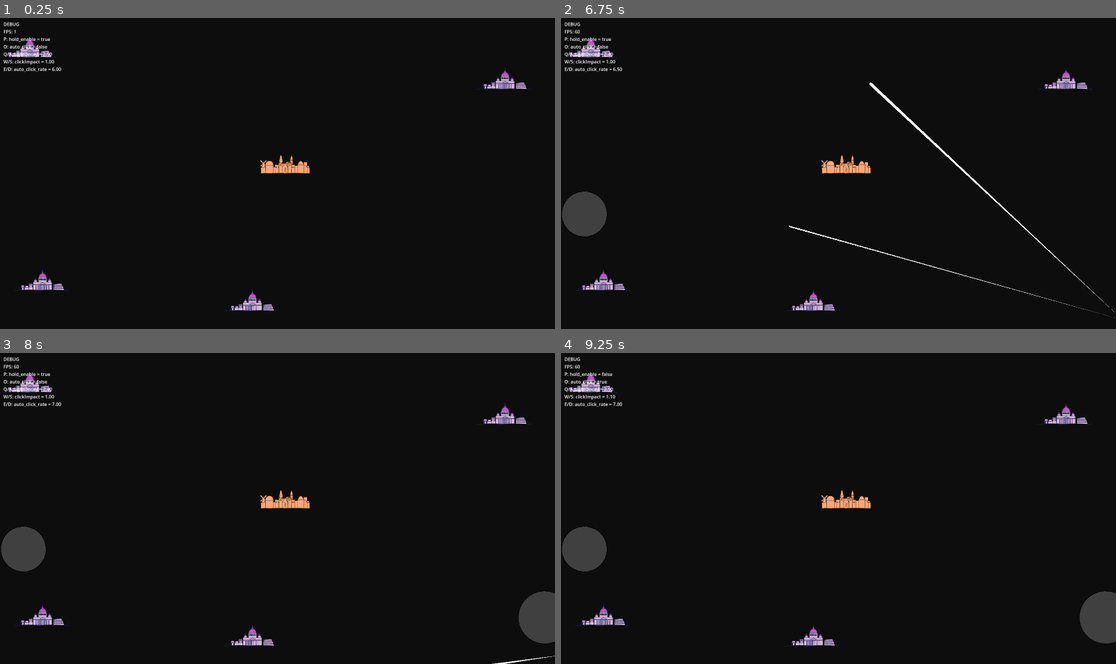
Above: before the commit, frames 1-4 (two rows, left to right).
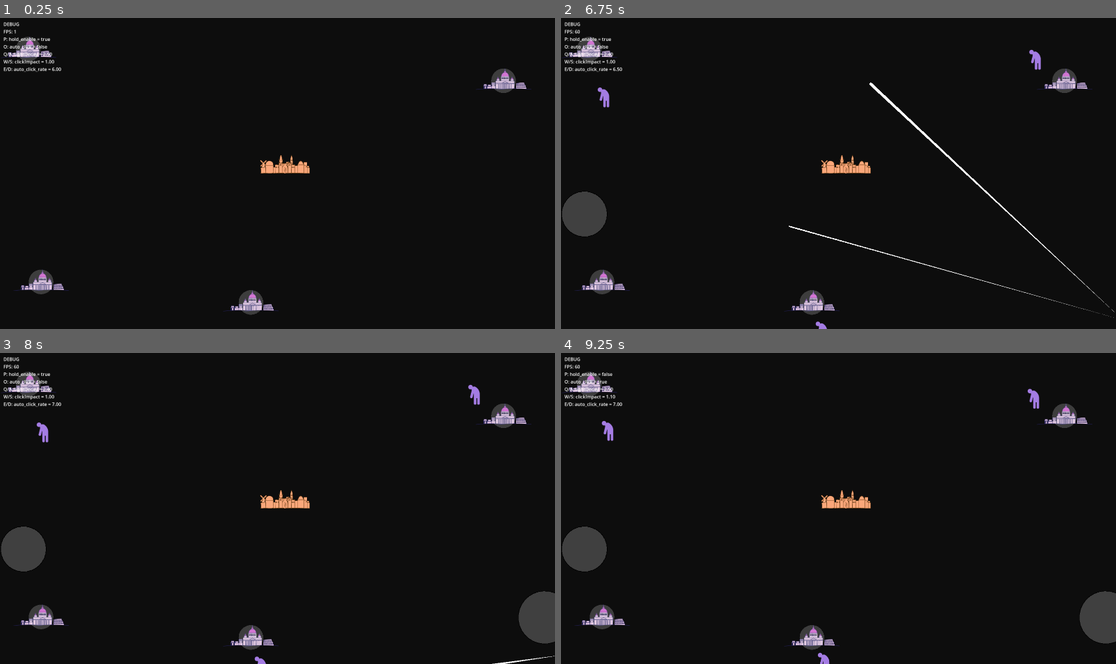
Above: after the commit, the same moments.

Repository: amirblum/OrHaolam-JLM2025
Game: Godot game, scene res://scenes/main/Main.tscn
Two runs of this game, one before a commit and one after it. Both use one fixed random seed, a clock stepped at 60 frames per second and the inputs below.
Inputs (mouse positions are in pixels of both pictures, inside the frame that each line leads up to):
- Up to frame 1 (0.25 s): no input
- Up to frame 2 (6.75 s): tap Enter at 0.5 s; move the mouse to (960, 157) at 0.52 s; hold D 0.53-1.28 s; tap P at 0.6, 4.35 s; click (960, 157) at 0.67 s; tap Space at 0.77, 1.25, 1.52, 3.02, 3.77, 4.52, 6.02 s; move the mouse to (727, 189) at 1.27 s; hold S 1.28-2.03 s; tap O at 1.35, 5.1 s; move the mouse to (894, 105) at 2.02 s; hold D 2.03-2.78 s; tap Q at 2.1, 5.85 s; move the mouse to (810, 235) at 2.77 s; hold W 2.78-3.53 s; tap E at 2.85, 6.6 s; click (810, 235) at 2.92 s; move the mouse to (1005, 220) at 3.52 s; hold A 3.53-5.03 s; tap T at 3.6 s; move the mouse to (672, 126) at 4.27 s; move the mouse to (866, 173) at 5.02 s; hold S 5.03-5.78 s; click (866, 173) at 5.17 s; move the mouse to (755, 95) at 5.77 s; hold D 5.78-6.53 s; move the mouse to (960, 157) at 6.52 s; hold W from 6.53 s (still down)
- Up to frame 3 (8 s): tap Space at 6.77, 7.52 s; tap Enter at 7.25 s; move the mouse to (166, 524) at 7.27 s; release W at 7.28 s; hold D from 7.28 s (still down); tap T at 7.35 s; click (166, 524) at 7.42 s
- Up to frame 4 (9.25 s): move the mouse to (894, 440) at 8.02 s; release D at 8.03 s; hold S 8.03-8.78 s; tap P at 8.1 s; tap Space at 8.75, 9.02 s; move the mouse to (810, 570) at 8.77 s; hold A from 8.78 s (still down); tap O at 8.85 s

The runs differ from the first frame. In frame 1, 0.8% of the frame differs, in the area x 2-93%, y 6-96%; in frame 2, 1.0%; in frame 3, 1.0%; in frame 4, 1.1%, in the area x 2-93%, y 6-100%.
Error before the commit: Invalid assignment of property or key 'color' with value of type 'Color' on a base object of type 'null instance'. (res://scenes/city/City.gd:45)

Commit message:
Changed city and person from containing a ColorRect to extending a Sprite2D

Diff:
--- a/scenes/city/City.gd
+++ b/scenes/city/City.gd
@@ -1,4 +1,4 @@
-extends Node2D
+extends Sprite2D
 class_name City
 
 # Signal emitted when a person is spawned
@@ -7,8 +7,9 @@
 # Preload the person scene
 @onready var person_scene = preload("res://scenes/person/Person.tscn")
 
-# Reference to the visual ColorRect
-@onready var visual: ColorRect = $Visual
+# Texture resources for dark and light states
+@export var dark_texture: Texture2D
+@export var light_texture: Texture2D
 
 # Export variables for configuration
 @export var spawn_rate: float = 1.0  # persons per second
@@ -32,17 +33,26 @@
 	_player = get_node_or_null("/root/Main/Player")
 	if _player == null:
 		push_warning("City: Could not find Player node at /root/Main/Player")
+	# Set dark texture on start
+	texture = dark_texture
+	queue_redraw()
+
+func _draw() -> void:
+	# Draw a circle in the background with radius equal to light_check_radius
+	draw_circle(Vector2.ZERO, light_check_radius, Color(1.0, 1.0, 1.0, 0.2))
 
 func _process(delta: float) -> void:
 	# Update light state from player's light_state method
 	if _player != null and _player.has_method("light_state"):
 		light_state = _player.call("light_state", global_position, light_check_radius)
 
+	# Update sprite texture based on light state
 	if light_state >= 1.0:
-		visual.color = Color(0.85, 0.85, 0.85, 1.0)
-
-	if light_state <= 0:
-		visual.color = Color(1, 0.2, 0.8, 1)
+		# Fully lit - use light texture
+		texture = light_texture
+	else:
+		# Dark or partially lit - use dark texture
+		texture = dark_texture
 
 	if spawn_rate <= 0.0:
 		return
@@ -66,10 +76,10 @@
 	var angle := randf() * TAU  # Random angle in radians
 	var max_distance := maxf(min_spawn_radius, max_spawn_radius)  # Ensure max >= min
 	var distance := min_spawn_radius + randf() * (max_distance - min_spawn_radius)  # Random distance in range [min, max]
-	var offset := Vector2(cos(angle), sin(angle)) * distance
+	var spawn_offset := Vector2(cos(angle), sin(angle)) * distance
 
 	# Set person's global position
-	person.global_position = global_position + offset
+	person.global_position = global_position + spawn_offset
 
 	# Emit signal - Main will handle adding to the Persons container
 	person_spawned.emit(person)
--- a/scenes/city/City.tscn
+++ b/scenes/city/City.tscn
@@ -1,11 +1,12 @@
-[gd_scene load_steps=3 format=3 uid="uid://d3s05mucicfji"]
+[gd_scene load_steps=4 format=3 uid="uid://d3s05mucicfji"]
 
 [ext_resource type="Script" uid="uid://dmm8n0jgou47a" path="res://scenes/city/City.gd" id="1_city"]
 [ext_resource type="Texture2D" uid="uid://4tet7ny5n4n8" path="res://assets/mockups/rome_dark.png" id="2_4an6f"]
+[ext_resource type="Texture2D" uid="uid://bb3exb61nvgii" path="res://assets/mockups/rome_light.png" id="3_ny2ux"]
 
-[node name="City" type="Node2D"]
-script = ExtResource("1_city")
-
-[node name="Sprite2D" type="Sprite2D" parent="."]
+[node name="City" type="Sprite2D"]
 scale = Vector2(0.85, 0.85)
 texture = ExtResource("2_4an6f")
+script = ExtResource("1_city")
+dark_texture = ExtResource("2_4an6f")
+light_texture = ExtResource("3_ny2ux")
--- a/scenes/person/Person.gd
+++ b/scenes/person/Person.gd
@@ -1,4 +1,4 @@
-extends Node2D
+extends Sprite2D
 class_name Person
 
 # Movement configuration (PRD parameters)
@@ -8,8 +8,9 @@
 @export var lightSteal: float = 10.0 # Light stolen when Person touches Jerusalem, PRD `lightSteal`
 @export var PersonRadius: float = 10.0
 
-# Reference to the visual ColorRect
-@onready var visual: ColorRect = $Visual
+# Texture resources for dark and light states
+@export var dark_texture: Texture2D
+@export var light_texture: Texture2D
 
 # Internal state
 var _pulse_accum := 0.0
@@ -21,18 +22,21 @@
 	_player_node = get_node_or_null("/root/Main/Player")
 	if _player_node == null:
 		push_warning("Person: Could not find Player node at /root/Main/Player")
+	# Set dark texture on start
+	texture = dark_texture
 
 func _process(delta: float) -> void:
 	# Update light state from player's light_state method
 	if _player_node != null and _player_node.has_method("light_state"):
 		state = _player_node.call("light_state", global_position, PersonRadius)
 
-	# Update visual color based on state
+	# Update sprite texture based on state
 	if state >= 1.0:
-		visual.color = Color(0.8, 0.8, 0.8, 1)
-
-	if state <= 0:
-		visual.color = Color(1, 0.2, 0.8, 1)
+		# Fully lit - use light texture
+		texture = light_texture
+	else:
+		# Dark or partially lit - use dark texture
+		texture = dark_texture
 
 	# Only move if we're in dark state (for now, always move - state management comes later)
 	# Movement pulses occur every move_pulse_speed seconds
--- a/scenes/person/Person.tscn
+++ b/scenes/person/Person.tscn
@@ -1,13 +1,12 @@
-[gd_scene load_steps=3 format=3 uid="uid://u5xrqfthhtgo"]
+[gd_scene load_steps=4 format=3 uid="uid://u5xrqfthhtgo"]
 
 [ext_resource type="Script" uid="uid://buhe673o0scuc" path="res://scenes/person/Person.gd" id="1_person"]
 [ext_resource type="Texture2D" uid="uid://l422o44kroh1" path="res://assets/mockups/person_dark.png" id="2_8slcl"]
+[ext_resource type="Texture2D" uid="uid://xve2lw4ry5xj" path="res://assets/mockups/person_light.png" id="3_d5yk4"]
 
-[node name="Person" type="Node2D"]
+[node name="Person" type="Sprite2D"]
+texture = ExtResource("2_8slcl")
 script = ExtResource("1_person")
 drunkness = 1.0
-
-[node name="Sprite2D" type="Sprite2D" parent="."]
-position = Vector2(0, -11)
-scale = Vector2(0.265, 0.265)
-texture = ExtResource("2_8slcl")
+dark_texture = ExtResource("2_8slcl")
+light_texture = ExtResource("3_d5yk4")
